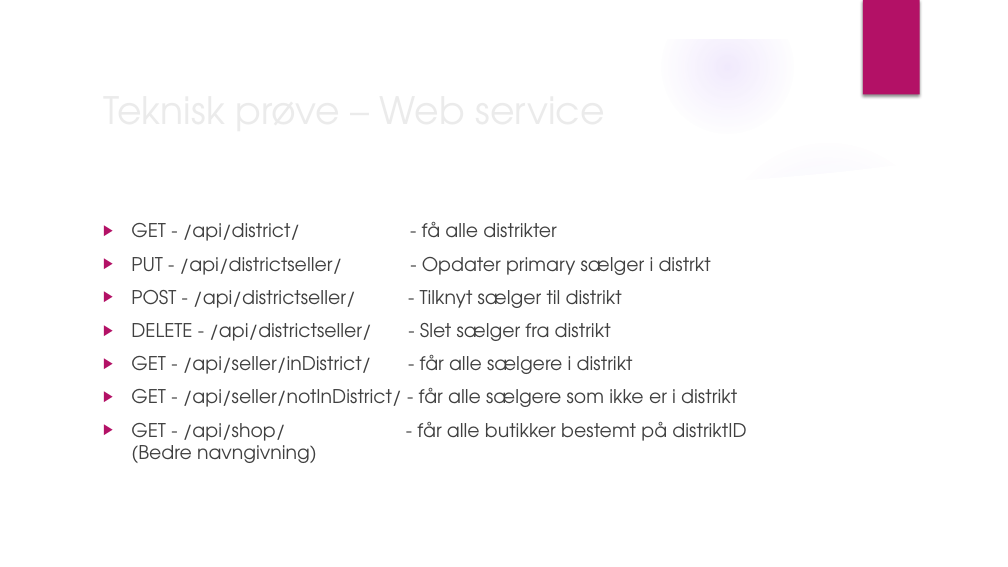
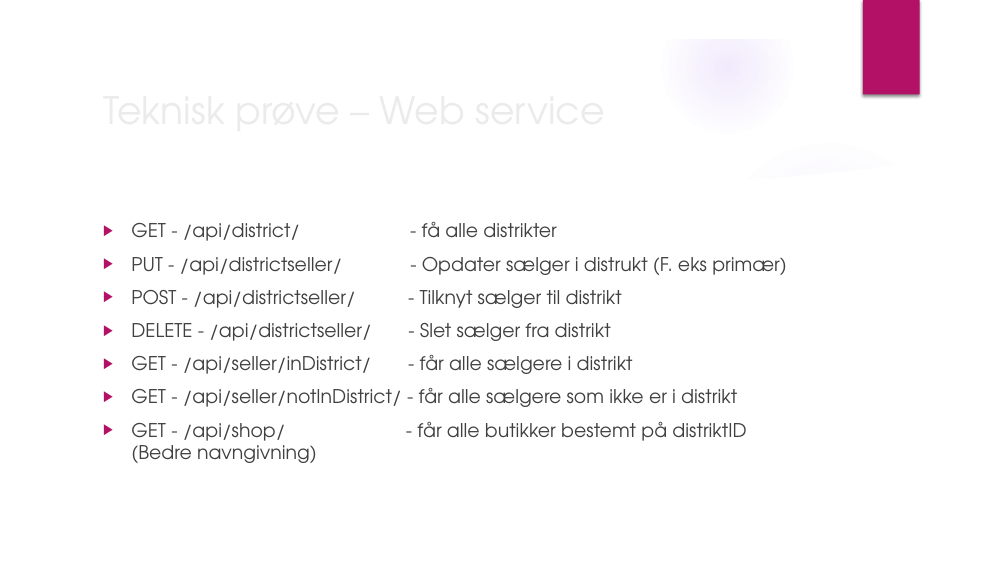
Before and after one commit to kim-dam-groenhoej/WPFClient, a slide deck: slide 3 of teknisk prøve.pptx. Drawn at 1008x567 pixels with LibreOffice and Linux fonts; fonts in the diff are those of the drawing; background and template pictures are left out. Boxes give left, top, right and bottom in pixels: in the first picture for what was removed or moved away, otherwise in the second. Text is boxed around its words. In the diff, an @@ line names an element or a change of style, - is before the commit and + after.

Commit message:
Updated powerpoint

```diff
--- a/teknisk prøve.pptx
+++ b/teknisk prøve.pptx
@@ text at box(131, 257, 787, 275): text changed @@
-▶ PUT - /api/districtseller/ - Opdater primary sælger i distrkt
+▶ PUT - /api/districtseller/ - Opdater sælger i distrukt (F. eks primær)
```
Also in this commit, not shown: 1 other slide changed.
